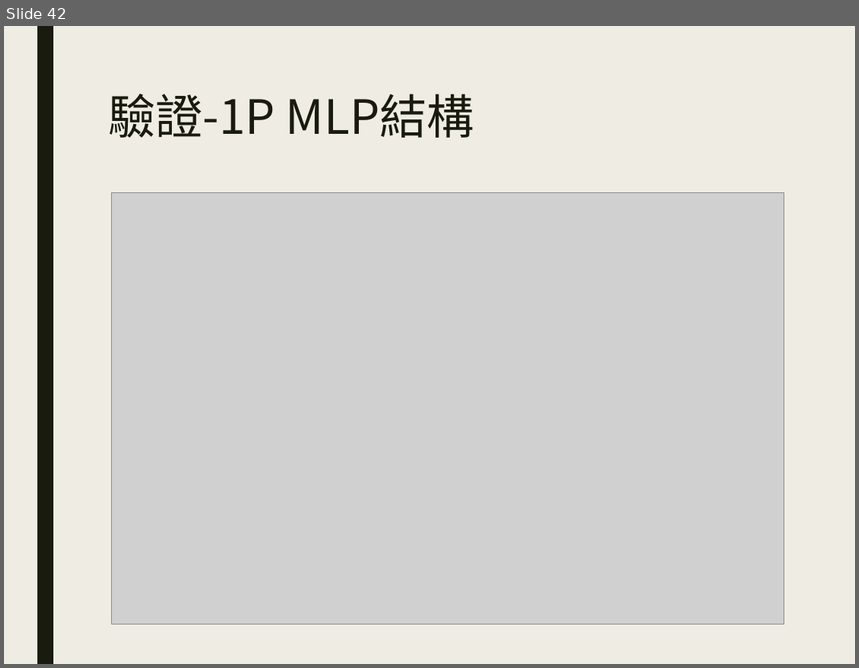
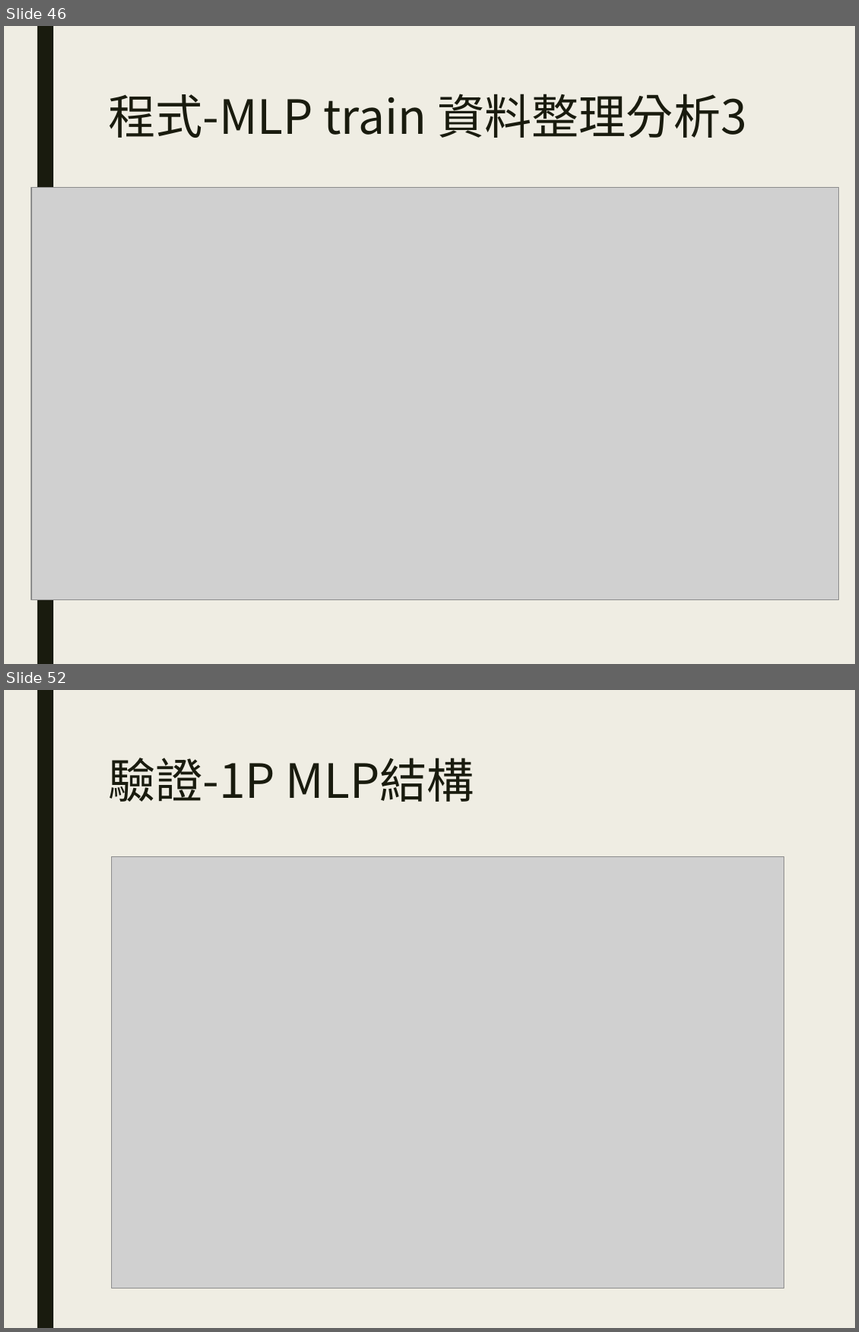
Before and after one commit to BBS86x1023/PingPong-project-management-of-Machine-learning, a slide deck: Report/乒乓球專案管理-林言珀.pptx. Shown one above the other, each under a label of ours: slide 42 before the commit, slides 46 and 52 after it; the slides between them are not shown. The pictures are 859x668 and 859x1332 pixels, drawn with LibreOffice and Linux fonts; fonts in the diff are those of the drawing; grey boxes stand for pictures. Boxes give left, top, right and bottom in pixels: in the first picture for what was removed or moved away, otherwise in the second. Text is boxed around its words. In the diff, an @@ line names an element or a change of style, - is before the commit and + after.

```diff
--- a/Report/乒乓球專案管理-林言珀.pptx
+++ b/Report/乒乓球專案管理-林言珀.pptx
@@ slide 46 added at <box>4,26,855,664</box>, background #EFEDE3; not listed: 1 template element that a slide beside it also shows @@
@@ title added at <box>108,94,747,138</box>, 40 pt, text #191B0E @@
+程式-MLP train 資料整理分析3
@@ picture added at <box>31,187,839,600</box> @@
@@ what was slide 42 is now slide 52 @@
```
Also in this commit, not shown: 2 slides changed, 9 other slides added.
